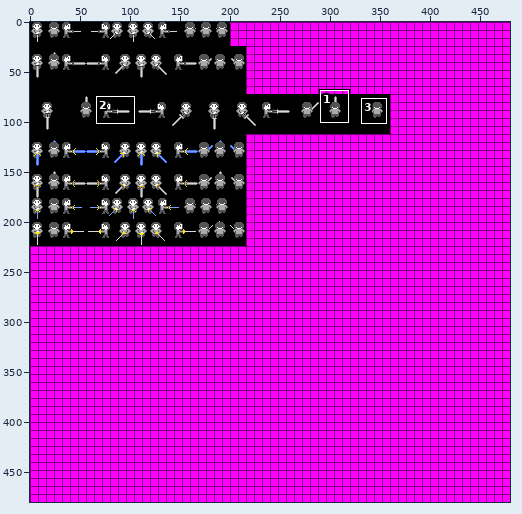
File history of a sprite sheet, res/Sprites/Player_Sprites/player_sword_sheet.png. The first picture is a wide view before the edit; the outline marks the close-up.
Close-up. First the earlier version:
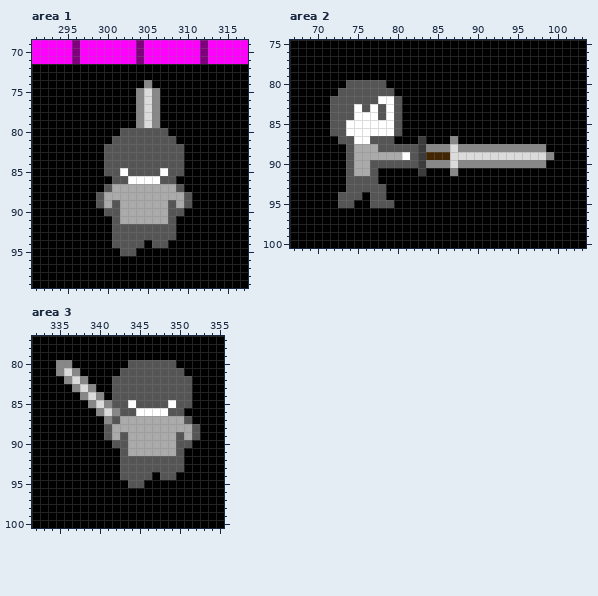
The file is 480x480 pixels. Colours within 5 levels of each other are drawn and written as one. Shown: area 1: x 291..317, y 69..99; area 2: x 67..103, y 75..100; area 3: x 332..355, y 77..100. The commit also changed other parts of the picture, which this record leaves out.
The result:
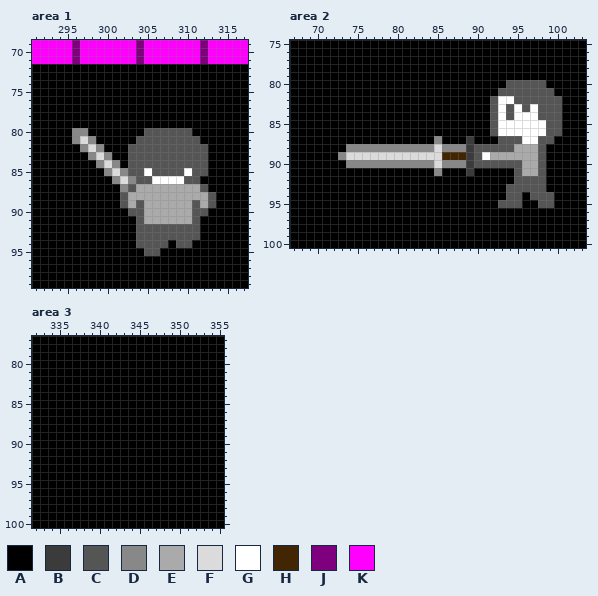
Palette (. is transparent): A #000000  B #3b3b3b  C #555555  D #888888  E #aaaaaa  F #dbdbdb  G #ffffff  H #422603  J #7f007f  K #ff00ff
From old to new:
Changed rows in their new state; - is an unchanged pixel.
Area 1:
first column x 296:
 74 ---------A--------
 75 --------AAA-------
 76 --------AAA-------
 77 --------AAA-------
 78 --------AAA-------
 79 --------AAA-------
 80 DD----AAA---CCC---
 81 DFD--AAA-----CCC--
 82 -DFDAAA-------CCC-
 83 --DFDAA-------CCC-
 84 ---DFDA-------CCC-
 85 ----DFD--G-C--GCC-
 86 -----DFDCC-GGGCC--
 87 ----AADC-----EEEC-
 88 ---AAAC-------EEEC
 89 ---AAAC-C---E-ECEC
 90 ----AAACC---EEECC-
 91 -----AAAC---EEEC--
 92 -----AAA-----CCC--
 93 -----AAA-----CCC--
 94 -----AAA-C---CC---
 95 ------AA-CC-------
Area 2:
first column x 72:
 80 --AAAAA---------------CCCCC--
 81 -AAAAAAA-------------CCCCCCC-
 82 AAAAAAAAA-----------CGGCCCCCC
 83 AAAAAAAAA-----------CGCGCGCCC
 84 AAAAAAAAA-----------CGCGGGCCC
 85 AAAAAAAAA-----------CGGGGGGCC
 86 AAAAAAAAA-----------CGGGGGGCC
 87 -AAAAAAA---A-D-A-B---CCCGGCC-
 88 --DDDDDDDDDD-F-D-BCCCCCEEEC--
 89 -DFFFFFFFFFFFF-HHBCGEEEEEECA-
 90 --DDDDDDDDDD-F-D-BCCCCCCEEC--
 91 --AAAA-----A-D-A-B-----CEEC--
 92 --AAAA-----------------CCCC--
 93 --AAAAA---------------CCCCC--
 94 -AAA-AA---------------CC-CCC-
 95 -AA--AAA-------------CCC--CC-
Area 3:
first column x 335:
 80 AA-------AAAAAA---
 81 AAA-----AAAAAAAA--
 82 -AAA---AAAAAAAAAA-
 83 --AAA--AAAAAAAAAA-
 84 ---AAA-AAAAAAAAAA-
 85 ----AAAAAAAAAAAAA-
 86 -----AAAAAAAAAAA--
 87 ------AAAAAAAAAAA-
 88 ------AAAAAAAAAAAA
 89 ------AAAAAAAAAAAA
 90 -------AAAAAAAAAA-
 91 --------AAAAAAAA--
 92 --------AAAAAAAA--
 93 --------AAAAAAAA--
 94 --------AAAA-AA---
 95 ---------AA-------
Boxes around the changes in both close-ups, in picture pixels (x1, y1, x2, y2):
changed: (72, 80, 216, 256)
changed: (330, 80, 562, 208)
changed: (56, 360, 200, 488)
